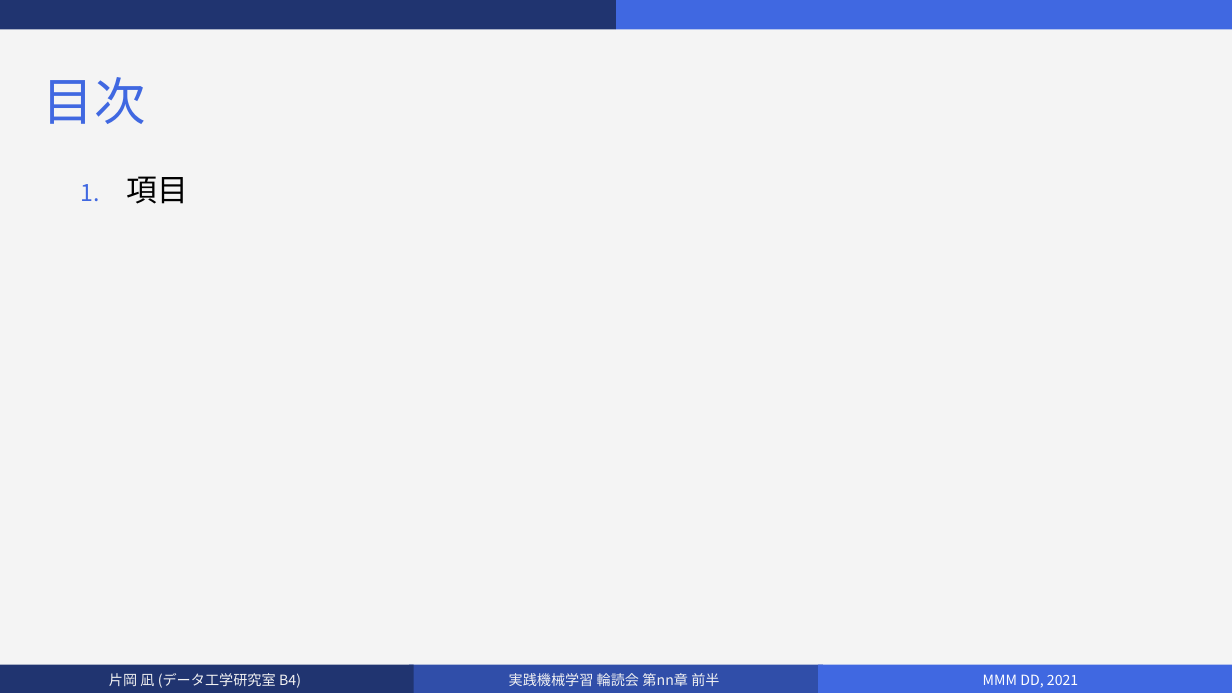
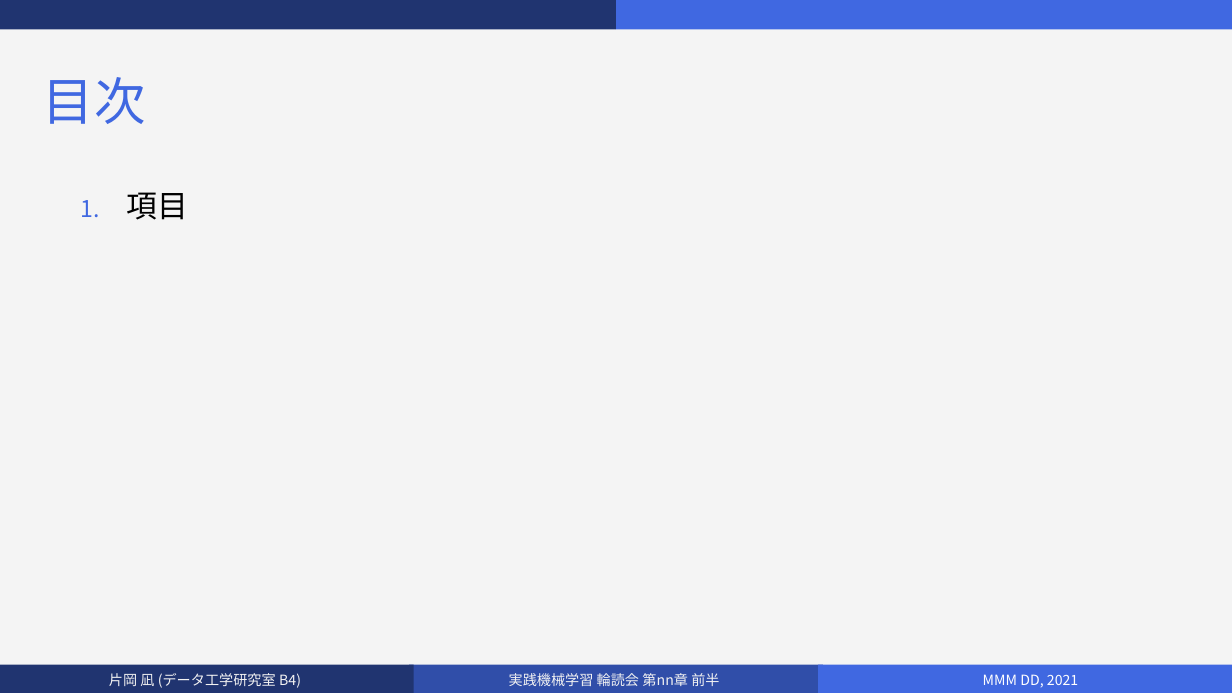
Before and after one commit to KataokaNagi/data-engineering-lab, a slide deck: slide 2 of meeting/reading-club/ppt-template_16-9.pptx. Drawn at 1232x693 pixels with LibreOffice and Linux fonts; fonts in the diff are those of the drawing. Boxes give left, top, right and bottom in pixels: in the first picture for what was removed or moved away, otherwise in the second. Text is boxed around its words. In the diff, an @@ line names an element or a change of style, - is before the commit and + after.

Commit message:
ppt-template_16-9: add section title & align line

```diff
--- a/meeting/reading-club/ppt-template_16-9.pptx
+++ b/meeting/reading-club/ppt-template_16-9.pptx
@@ text "項目" at [127, 192, 189, 220]: line spacing 0.9 to 1.3; less space between paragraphs @@
```
